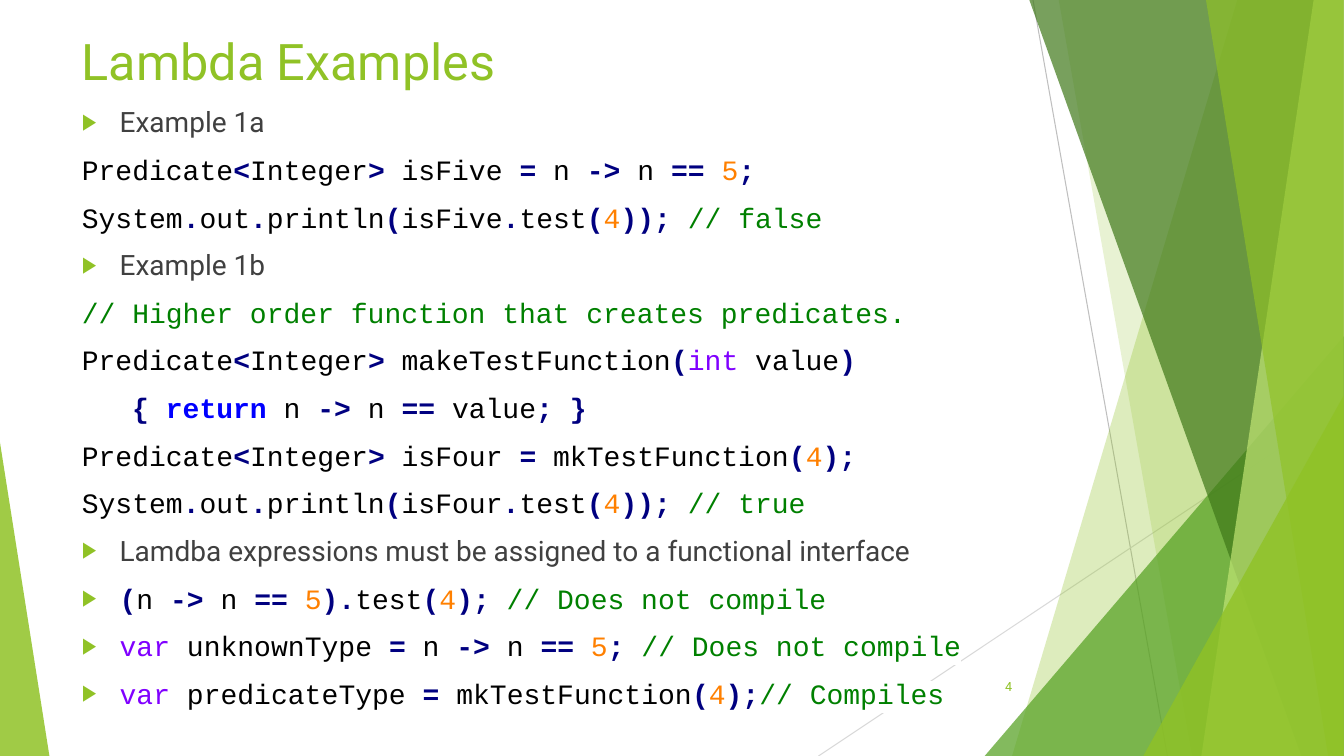
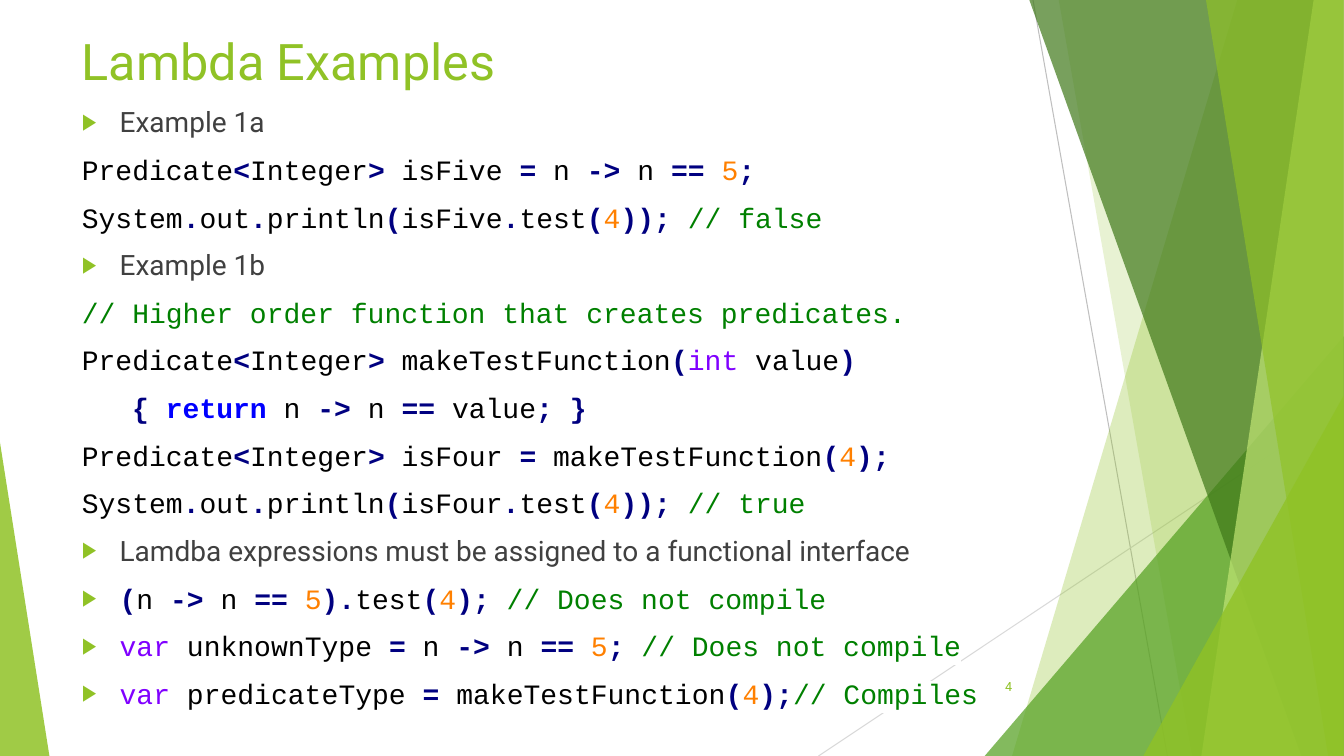
Before and after one commit to RichardRoda/2017-CodePaLOUsa-Lambda, a slide deck: slide 4 of Learning to Love the Lambda in the Stream.pptx. Drawn at 1344x756 pixels with LibreOffice and Linux fonts; fonts in the diff are those of the drawing. Boxes give left, top, right and bottom in pixels: in the first picture for what was removed or moved away, otherwise in the second. Text is boxed around its words. In the diff, an @@ line names an element or a change of style, - is before the commit and + after.

```diff
--- a/Learning to Love the Lambda in the Stream.pptx
+++ b/Learning to Love the Lambda in the Stream.pptx
@@ text at (x1=82, y1=446, x2=890, y2=472): text changed @@
-Predicate<Integer> isFour = mkTestFunction(4);
+Predicate<Integer> isFour = makeTestFunction(4);
@@ text at (x1=120, y1=684, x2=978, y2=710): text changed @@
-▶ var predicateType = mkTestFunction(4);// Compiles
+▶ var predicateType = makeTestFunction(4);// Compiles
```
Also in this commit, not shown: 7 other slides changed.
